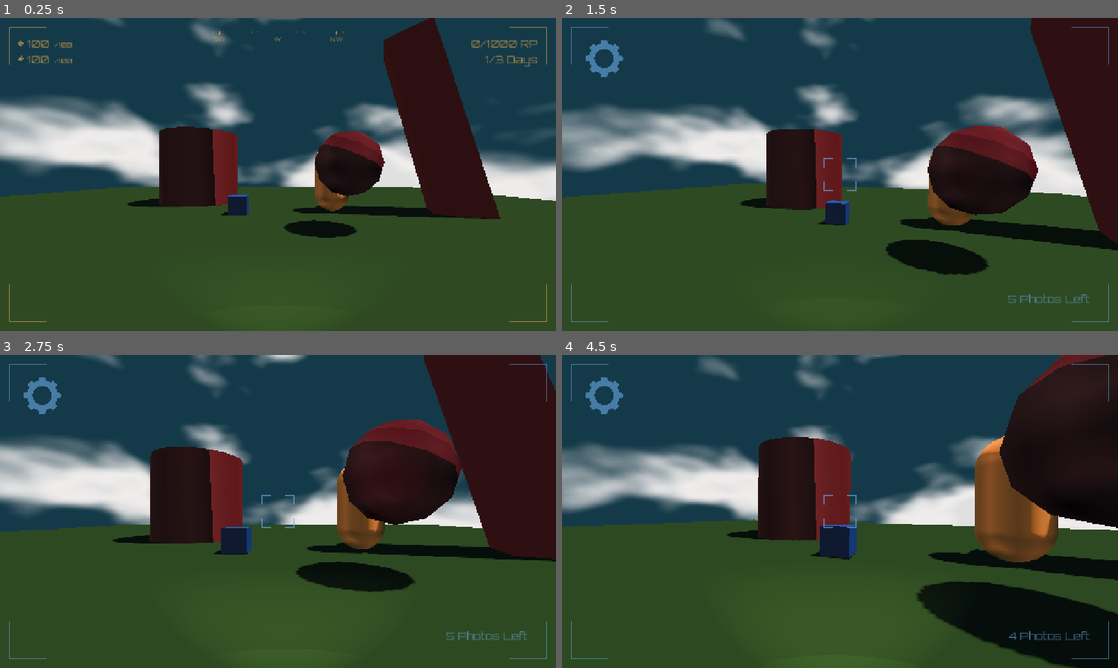
Above: before the commit, frames 1-4 (two rows, left to right).
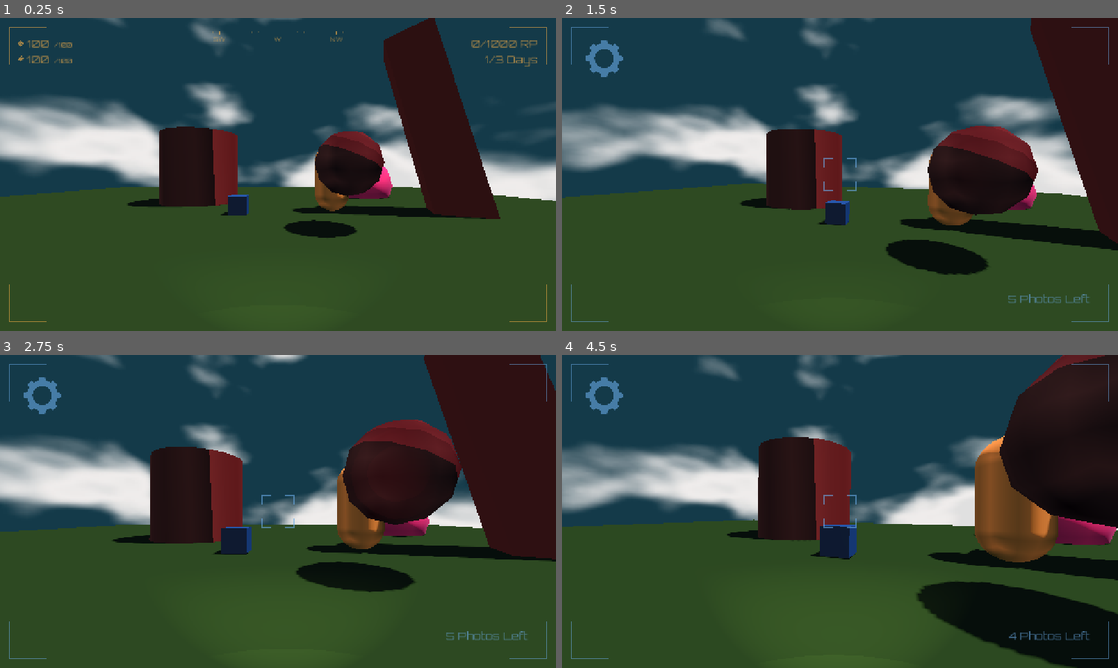
Above: after the commit, the same moments.

Repository: TripleThr8-hub/Survey-and-Navigation-of-Animal-Perserves
Game: Godot game, scene res://Stages/test_scene.tscn
Same seed, same stepped clock (60 frames per second), same inputs: the game is played once before the commit and once after it.
Inputs (mouse positions are in pixels of both pictures, inside the frame that each line leads up to):
- Up to frame 1 (0.25 s): no input
- Up to frame 2 (1.5 s): move the mouse to (867, 174) at 0.52 s; hold Ctrl (crouch) 0.53-1.28 s; hold W (move_forward) from 0.53 s (still down); click (867, 174) at 0.67 s; tap Space (jump) at 0.77 s; move the mouse to (812, 174) at 1.27 s; tap Tab (mode_change) at 1.35 s
- Up to frame 3 (2.75 s): keep holding W (move_forward); tap Space (jump) at 1.52 s; move the mouse to (289, 505) at 2.02 s; hold Shift (sprint) from 2.03 s (still down)
- Up to frame 4 (4.5 s): keep holding W (move_forward); move the mouse to (834, 517) at 2.77 s; release Shift (sprint) at 2.78 s; tap J (test_damage) at 2.85 s; click (834, 517) at 2.92 s; tap Space (jump) at 3.02, 3.77 s; move the mouse to (878, 514) at 3.52 s; hold K (test_heal) 3.53-4.28 s; move the mouse to (795, 508) at 4.27 s; tap Ctrl (crouch) at 4.35 s

The runs differ from the first frame. In frame 1, 0.3% of the frame differs, in the area x 62-71%, y 47-58%; in frame 2, 0.2%; in frame 3, 0.4%; in frame 4, 0.7%, in the area x 74-100%, y 51-61%.

Commit message:
Added a little ball to the test scene.

Diff:
--- a/SNAP/Stages/test_scene.tscn
+++ b/SNAP/Stages/test_scene.tscn
@@ -75,6 +75,9 @@
 shader_parameter/albedo = Color(0.21, 0.0483, 0.059079997, 1)
 shader_parameter/light_bands = 3
 
+[sub_resource type="StandardMaterial3D" id="StandardMaterial3D_io1bj"]
+albedo_color = Color(0.8039216, 0.105882354, 0.37254903, 1)
+
 [sub_resource type="ShaderMaterial" id="ShaderMaterial_bibav"]
 render_priority = 0
 shader = ExtResource("3_kjecb")
@@ -148,6 +151,11 @@
 radius = 1.3436185
 material = SubResource("ShaderMaterial_ix71e")
 
+[node name="CSGSphere3D2" type="CSGSphere3D" parent="Obsicals" unique_id=1593628022]
+transform = Transform3D(1, 0, 0, 0, 1, 0, 0, 0, 1, -9.939384, 1.4980965, -10.52248)
+radius = 3.0616882
+material = SubResource("StandardMaterial3D_io1bj")
+
 [node name="CSGBox3D3" type="CSGBox3D" parent="." unique_id=714259505]
 transform = Transform3D(1, 0, 0, 0, 1, 0, 0, 0, 1, 0.15713859, -0.080091, -0.1194973)
 use_collision = true
